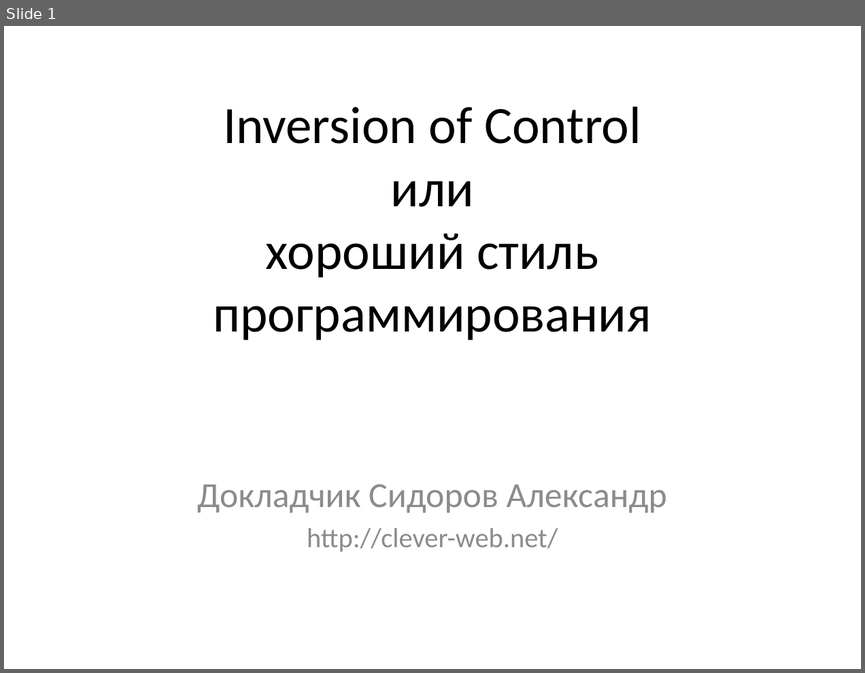
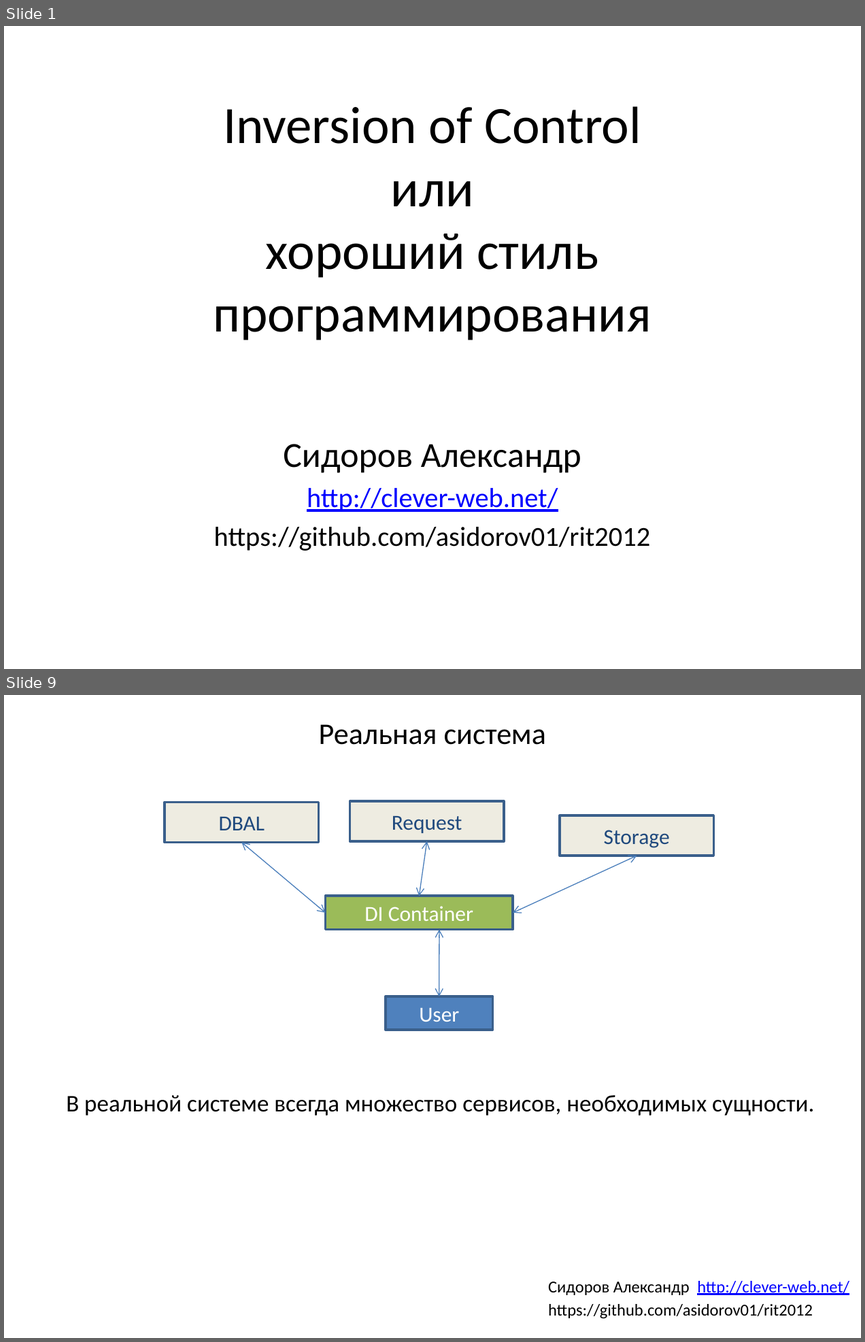
Before and after one commit to asidorov01/rit2012, a slide deck: Inversion of Control.pptx. Shown one above the other, each under a label of ours: slide 1 before the commit, slides 1 and 9 after it; the slides between them are not shown. The pictures are 865x673 and 865x1342 pixels, drawn with LibreOffice and Linux fonts; fonts in the diff are those of the drawing. Boxes give left, top, right and bottom in pixels: in the first picture for what was removed or moved away, otherwise in the second. Text is boxed around its words. In the diff, an @@ line names an element or a change of style, - is before the commit and + after.

```diff
--- a/Inversion of Control.pptx
+++ b/Inversion of Control.pptx
@@ slide 9 added at [4,695,861,1338], background #FFFFFF @@
@@ title added at [319,724,546,745], 25.2 pt, text #000000 @@
+Реальная система
@@ rectangle added at [164,802,318,843], fill #EEECE1, outline #3A5F8C 2 pt, 18 pt, text #1F497D @@
+DBAL
@@ rectangle added at [350,801,504,841], fill #EEECE1, outline #3A5F8C 2 pt, 18 pt, text #1F497D @@
+Request
@@ rectangle added at [559,816,713,856], fill #EEECE1, outline #3A5F8C 2 pt, 18 pt, text #1F497D @@
+Storage
@@ double arrow added from (241, 843) to (325, 913), #4B7EBC 0.75 pt @@
@@ double arrow added from (426, 841) to (419, 896), #4B7EBC 0.75 pt @@
@@ double arrow added from (636, 855) to (513, 913), #4B7EBC 0.75 pt @@
@@ rectangle added at [325,896,513,929], fill #9BBB59, outline #3A5F8C 2 pt, 18 pt, text #FFFFFF @@
+DI Container
@@ double arrow added from (439, 930) to (439, 997), #4B7EBC 0.75 pt @@
@@ rectangle added at [385,997,492,1030], fill #4F81BD, outline #3A5F8C 2 pt, 18 pt, text #FFFFFF @@
+User
@@ text added at [66,1095,814,1115], 20 pt, text #000000 @@
+В реальной системе всегда множество сервисов, необходимых сущности.
@@ text added at [548,1280,849,1319], 14 pt, text #000000 @@
+Сидоров Александр http://clever-web.net/
+https://github.com/asidorov01/rit2012
@@ slide 1 changed as well @@
@@ subtitle "Сидоров Александр": place and size @@
-subtitle "Сидоров Александр" at [197,484,667,552]
+subtitle "Сидоров Александр" at [214,444,651,550]
@@ subtitle at [283,444,581,473]: text changed; text colour #8C8C8C to #000000 @@
-Докладчик Сидоров Александр
+Сидоров Александр
@@ subtitle at [307,488,558,512]: text colour #8C8C8C to #0000FF, underline on in "http://clever-web.net/" @@
@@ subtitle at [214,526,651,550]: paragraph added @@
+https://github.com/asidorov01/rit2012
```
Also in this commit, not shown: 6 other slides changed, 5 other slides added, 2 slides removed, 13 other files.
